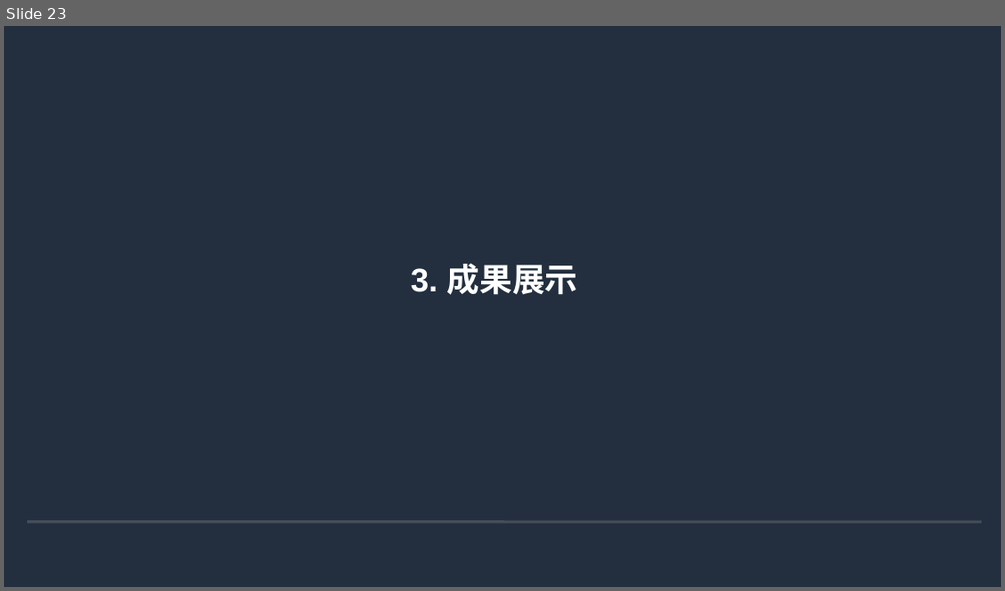
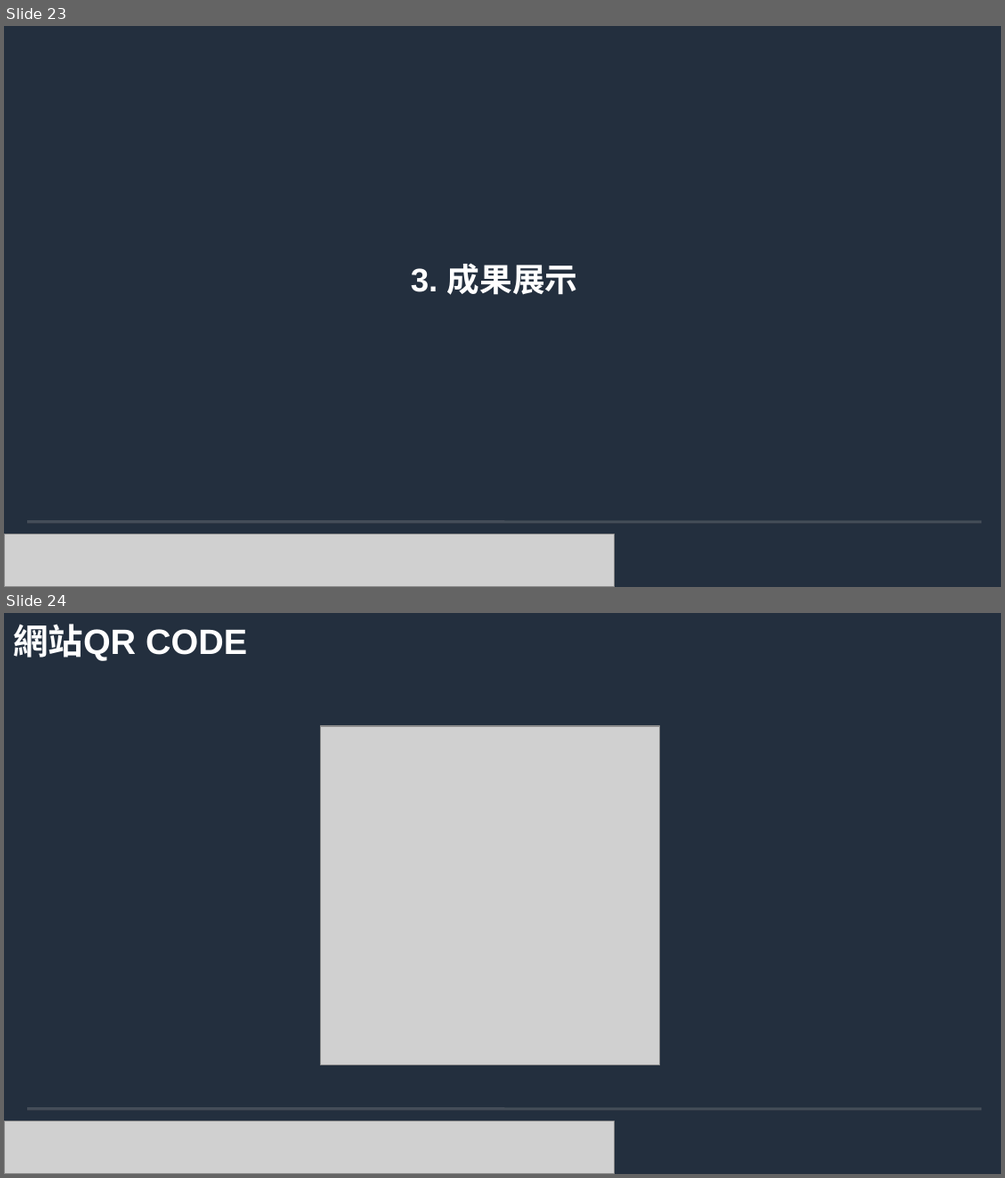
Before and after one commit to andygithub9/cfc104_2, a slide deck: 104.odp. Shown one above the other, each under a label of ours: slide 23 before the commit, slides 23 and 24 after it. The pictures are 1005x591 and 1005x1178 pixels, drawn with LibreOffice and Linux fonts; fonts in the diff are those of the drawing; grey boxes stand for pictures; background and template pictures are left out. Boxes give left, top, right and bottom in pixels: in the first picture for what was removed or moved away, otherwise in the second. Text is boxed around its words. In the diff, an @@ line names an element or a change of style, - is before the commit and + after.

```diff
--- a/104.odp
+++ b/104.odp
@@ slide 24 added at bbox=[4, 613, 1001, 1174], background #232F3E; not listed: 2 template elements that a slide beside it also shows @@
@@ title added at bbox=[13, 624, 247, 661], 28 pt, text #FFFFFF, bold @@
+網站QR CODE
@@ picture added at bbox=[321, 726, 660, 1065] @@
@@ picture added at bbox=[4, 1121, 615, 1174] @@
@@ slide 23 changed as well @@
@@ picture added at bbox=[4, 534, 615, 587] @@
```
Also in this commit, not shown: 26 other slides changed, 1 other slide added, 1 slide removed, 2 other files.
